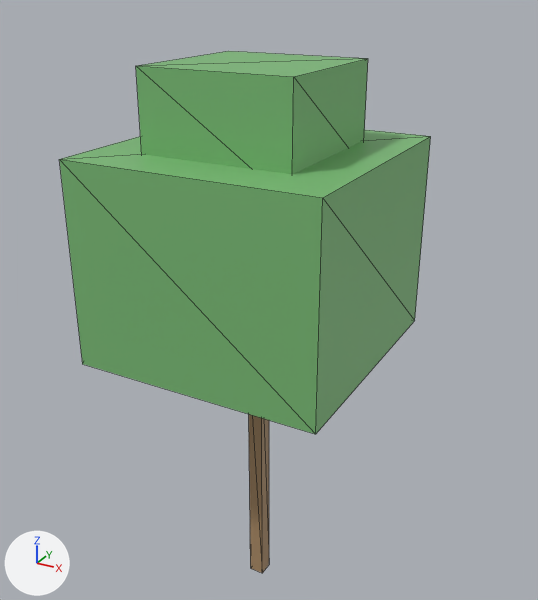
The glTF model data/islands/disksaver/glb/Prop_DS_Tree_29.glb: old version first, new version second.
Rendered twice from a 50 mm camera at (6.31, -11.05, 11.97) aimed at (0.03, 0.37, 6.27). Arrows for +X, +Y and +Z are at lower left; the lights stay in place. The picture after the commit comes second. Mesh edges are drawn as thin lines. Vertices at exactly the same position are counted once.

The older version as bpy lines, for what is in view:
```python
me_cube_1498 = bpy.data.meshes.new('Cube.1498')
me_cube_1498.from_pydata(...)  # a box spanning x -0.15..0.15, y -0.15..0.15, z 0.0..5.55
me_cube_1498.materials.append(mat_ds_bark)  # brown #ad8d67
me_cube_1499 = bpy.data.meshes.new('Cube.1499')
me_cube_1499.from_pydata(...)  # a box spanning x -2.31..2.31, y -2.31..2.31, z 5.55..9.25
me_cube_1499.materials.append(mat_ds_leaf1)  # green #7abb76
me_cube_1500 = bpy.data.meshes.new('Cube.1500')
me_cube_1500.from_pydata(...)  # a box spanning x -1.39..1.39, y -1.39..1.39, z 8.79..10.64
me_cube_1500.materials.append(mat_ds_leaf1)  # green #7abb76
ob_cube = bpy.data.objects.new('Cube', me_cube_1498)
ob_cube.location = (0.0, 0.0, 0.0)
ob_cube_001 = bpy.data.objects.new('Cube.001', me_cube_1499)
ob_cube_001.location = (0.0, 0.0, 0.0)
ob_cube_002 = bpy.data.objects.new('Cube.002', me_cube_1500)
ob_cube_002.location = (0.0, 0.0, 0.0)
```
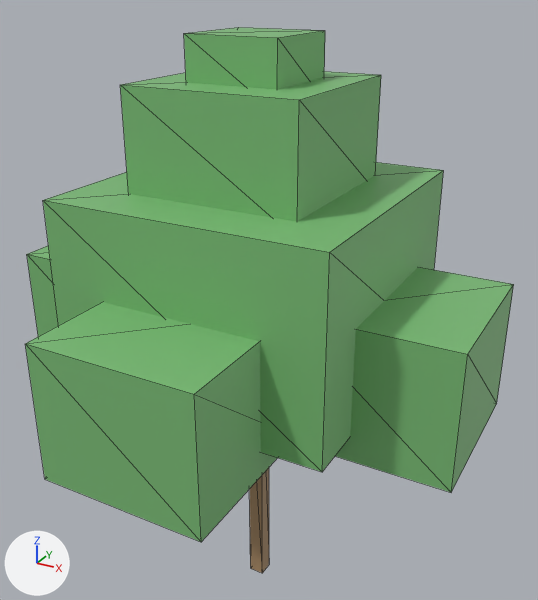
Edits to the bpy script that builds the scene:
```text
Change me_cube_1499:
    used by ob_cube_001; location = (0.0, 0.0, 0.0)
    remove me_cube_1499.from_pydata(...)  # 8 vertices, 12 faces; spans x -2.31..2.31, y -2.31..2.31, z 5.55..9.25
    add me_cube_1499.from_pydata(...)  # 8 vertices, 12 faces; spans x -2.54..2.54, y -2.54..2.54, z 5.09..8.6
    me_cube_1499 part 1: the whole mesh is scaled about its middle by (1.1, 1.1, 0.95), then moved by (0.0, 0.0, -0.56)
Change me_cube_1500:
    used by ob_cube_002; location = (0.0, 0.0, 0.0)
    remove me_cube_1500.from_pydata(...)  # 8 vertices, 12 faces; spans x -1.39..1.39, y -1.39..1.39, z 8.79..10.64
    add me_cube_1500.from_pydata(...)  # 8 vertices, 12 faces; spans x 1.3..4.26, y -1.48..1.48, z 4.62..7.03
    me_cube_1500 part 2: the whole mesh is scaled about its middle by (1.07, 1.07, 1.3), then moved by (2.78, 0.0, -3.88)
Add me_cube_1650:
    me_cube_1650.from_pydata(...)  # a box spanning x -0.83..0.83, y -0.83..0.83, z 9.99..11.1
    me_cube_1650.materials.append(mat_ds_leaf1)  # green #7abb76
Add me_cube_1649:
    me_cube_1649.from_pydata(...)  # a box spanning x -1.57..1.57, y -1.57..1.57, z 8.32..10.36
    me_cube_1649.materials.append(mat_ds_leaf1)  # green #7abb76
Add me_cube_1648:
    me_cube_1648.from_pydata(...)  # a box spanning x -1.48..1.48, y -4.26..-1.3, z 4.62..7.03
    me_cube_1648.materials.append(mat_ds_leaf1)  # green #7abb76
Add me_cube_1646:
    me_cube_1646.from_pydata(...)  # a box spanning x -4.26..-1.3, y -1.48..1.48, z 4.62..7.03
    me_cube_1646.materials.append(mat_ds_leaf1)  # green #7abb76
Add ob_cube_007:
    ob_cube_007 = bpy.data.objects.new('Cube.007', me_cube_1650)
    ob_cube_007.location = (0.0, 0.0, 0.0)
Add ob_cube_006:
    ob_cube_006 = bpy.data.objects.new('Cube.006', me_cube_1649)
    ob_cube_006.location = (0.0, 0.0, 0.0)
Add ob_cube_005:
    ob_cube_005 = bpy.data.objects.new('Cube.005', me_cube_1648)
    ob_cube_005.location = (0.0, 0.0, 0.0)
Add ob_cube_003:
    ob_cube_003 = bpy.data.objects.new('Cube.003', me_cube_1646)
    ob_cube_003.location = (0.0, 0.0, 0.0)
```

Changed parts and their boxes [x1, y1, x2, y2] in the pictures (538 x 600 px):
'Cube.001', moved, rescaled (8% wider): before [59, 130, 431, 434]; after [43, 162, 444, 472]
'Cube.002', moved, rescaled: before [136, 51, 368, 174]; after [335, 267, 514, 492]
'Cube.005', added (green): after [25, 302, 277, 542]
'Cube.006', added (green): after [120, 71, 381, 222]
'Cube.007', added (green): after [184, 27, 325, 90]
'Cube.003', added (green): after [27, 245, 59, 336]
